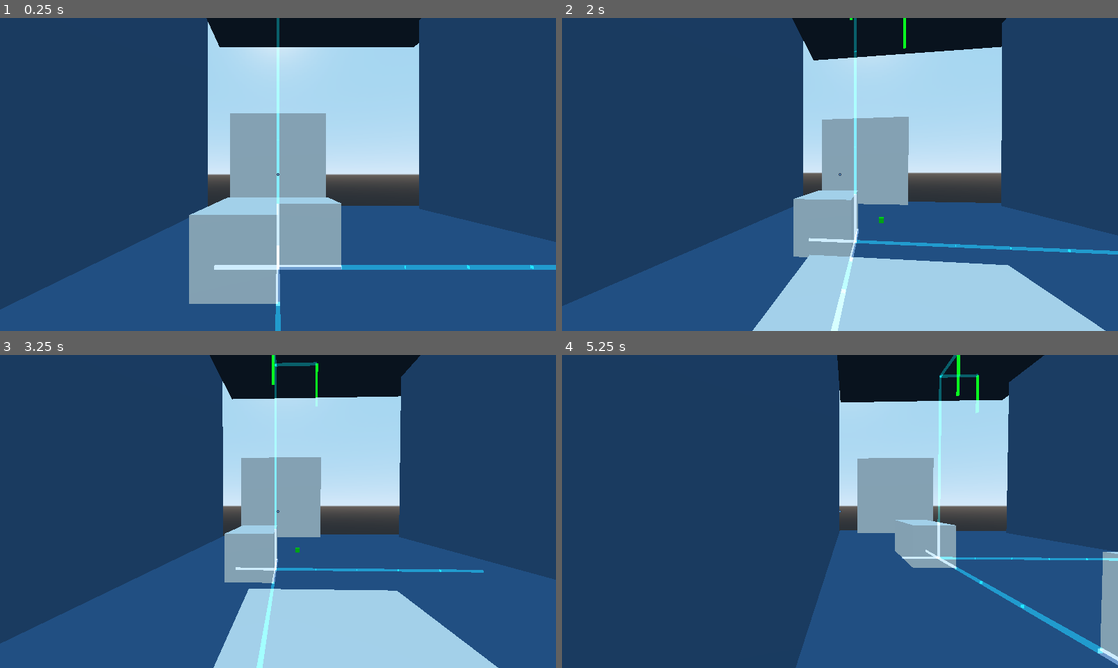
Above: before the commit, frames 1-4 (two rows, left to right).
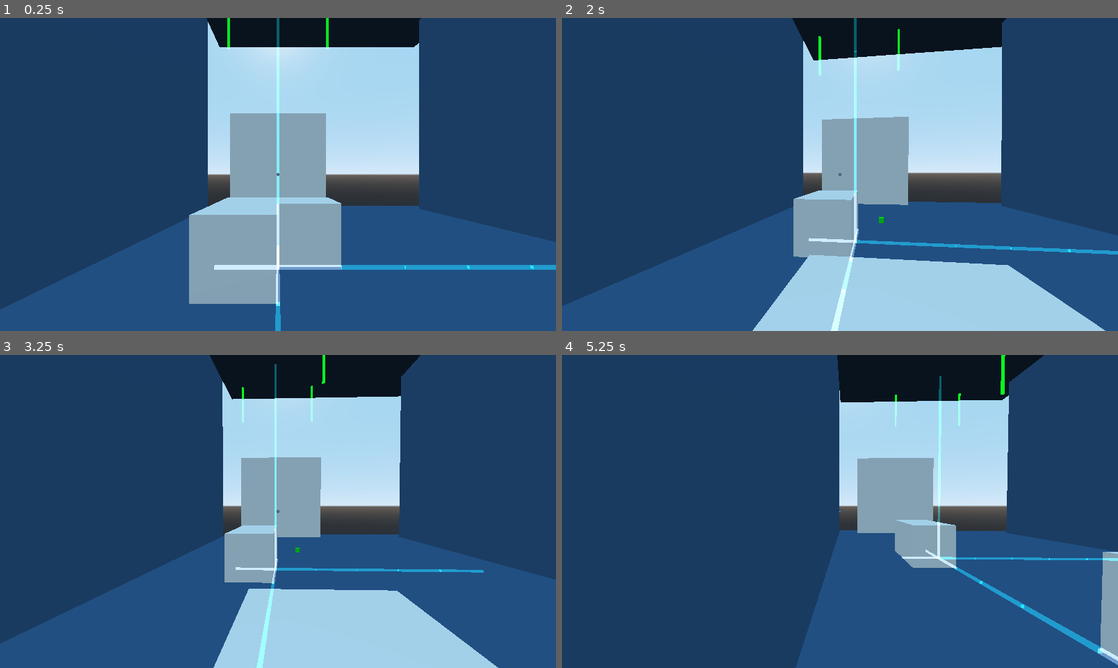
Above: after the commit, the same moments.

Repository: patrickgh3/rails
Game: Godot game, scene res://levels/Axes.tscn
The game is run twice, just before and just after one commit, with the same random seed, the same clock (stepped at 60 frames per second) and the same inputs. This scene is started directly instead of the project's main scene. The engine's default icon, where the game draws it, is replaced by a stand-in: a white triangle on a blue panel in a dark square.
Inputs (mouse positions are in pixels of both pictures, inside the frame that each line leads up to):
- Up to frame 1 (0.25 s): no input
- Up to frame 2 (2 s): tap Enter at 0.5 s; move the mouse to (867, 174) at 0.52 s; hold Up (ui_up) from 0.53 s (still down); tap C (crouch) at 0.6 s; tap Space (jump) at 0.77, 1.52 s; move the mouse to (812, 174) at 1.27 s; click (812, 174) at 1.35 s
- Up to frame 3 (3.25 s): keep holding Up (ui_up); move the mouse to (289, 505) at 2.02 s; hold U 2.03-2.78 s; tap Space (jump) at 2.75, 3.02 s; move the mouse to (272, 517) at 2.77 s; tap M at 2.85 s
- Up to frame 4 (5.25 s): move the mouse to (1006, 558) at 3.52 s; release Up (ui_up) at 3.53 s; hold Left (ui_left) 3.53-5.03 s; tap H at 3.6 s; tap Space (jump) at 3.77, 4.52 s; move the mouse to (673, 464) at 4.27 s; tap 3 at 4.35 s; move the mouse to (867, 511) at 5.02 s; hold Down (ui_down) from 5.03 s (still down); tap 1 at 5.1 s

The runs differ from the first frame. In frame 1, 0.1% of the frame differs, in the area x 40-60%, y 0-10%; in frame 2, 0.2%; in frame 3, 0.3%; in frame 4, 0.4%, in the area x 59-80%, y 0-23%.

Commit message:
Fix Axes puzzle again

Diff:
--- a/rails/levels/Axes.tscn
+++ b/rails/levels/Axes.tscn
@@ -86,18 +86,16 @@
 [node name="Rail20" parent="." instance=ExtResource( 4 )]
 transform = Transform( -4.37114e-08, 1, 0, -1, -4.37114e-08, 0, 0, 0, 1, 0, 5, -2 )
 
-[node name="Rail22" parent="." instance=ExtResource( 4 )]
-transform = Transform( -4.37114e-08, 1, 0, 0, 0, 1, 1, 4.37114e-08, 0, 0, 5, -2 )
-
-[node name="Rail23" parent="." instance=ExtResource( 4 )]
-transform = Transform( 1, 1.06581e-14, 0, 0, 0, 1, 1.42109e-14, -1, 0, 0, 5, -2 )
-
 [node name="Rail11" parent="." instance=ExtResource( 4 )]
-transform = Transform( -4.37114e-08, 1, 0, -1, -4.37114e-08, 0, 0, 0, 1, 0, 5, -1 )
+transform = Transform( -4.37114e-08, 1, 0, -1, -4.37114e-08, 0, 0, 0, 1, 1, 5, -3 )
 is_target = true
 
 [node name="Rail21" parent="." instance=ExtResource( 4 )]
-transform = Transform( -4.37114e-08, 1, 0, -1, -4.37114e-08, 0, 0, 0, 1, 1, 5, -2 )
+transform = Transform( -4.37114e-08, 1, 0, -1, -4.37114e-08, 0, 0, 0, 1, 1, 5, -1 )
+is_target = true
+
+[node name="Rail22" parent="." instance=ExtResource( 4 )]
+transform = Transform( -4.37114e-08, 1, 0, -1, -4.37114e-08, 0, 0, 0, 1, -1, 5, -3 )
 is_target = true
 
 [node name="Door" parent="." instance=ExtResource( 5 )]
